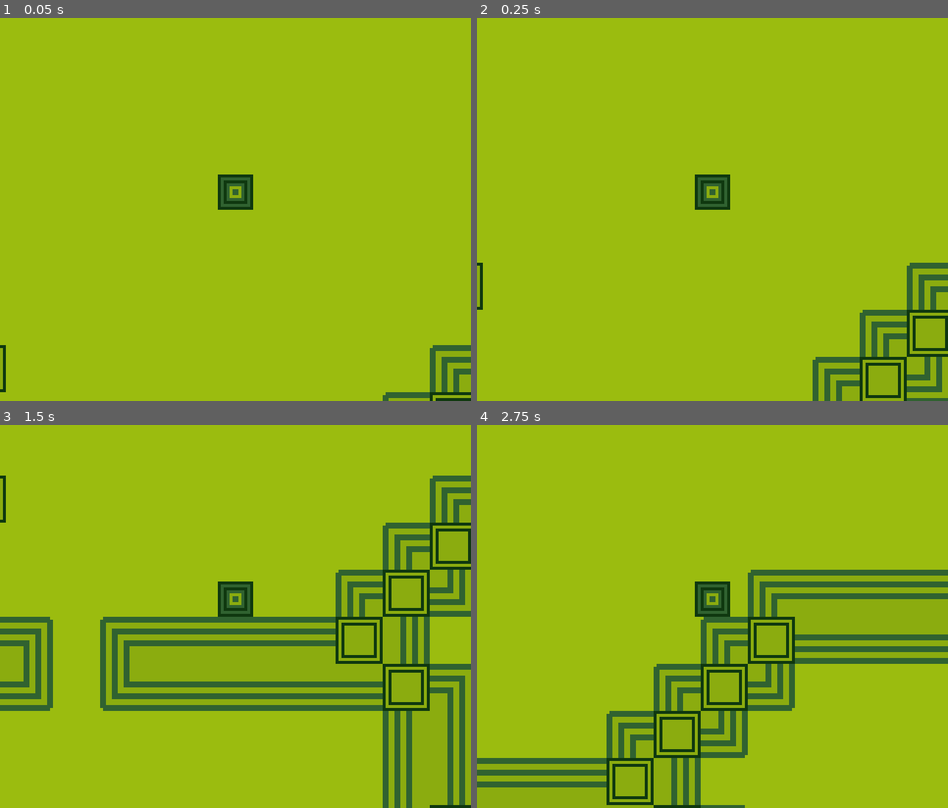
Above: before the commit, frames 1-4 (two rows, left to right).
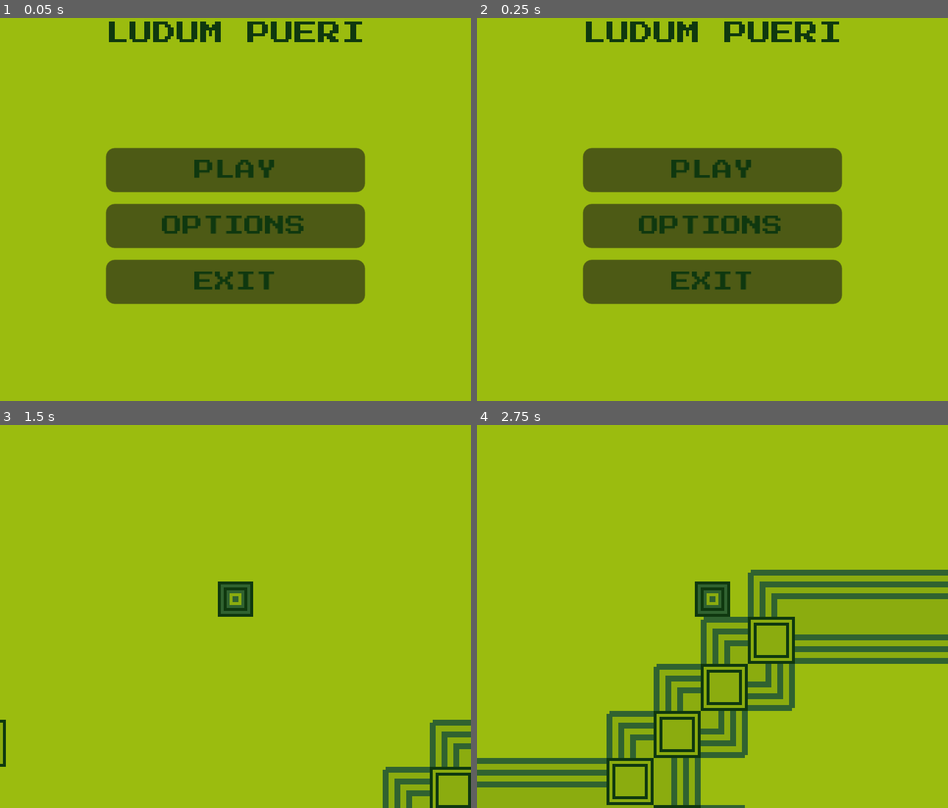
Above: after the commit, the same moments.

Repository: ErickStrigga/Ludum-Pueri
Game: Godot game, scene res://Scenes/menu.tscn
The game is run twice, just before and just after one commit, with the same random seed, the same clock (stepped at 60 frames per second) and the same inputs. Before the commit the project starts from res://Scenes/world.tscn.
Inputs (mouse positions are in pixels of both pictures, inside the frame that each line leads up to):
- Up to frame 1 (0.05 s): no input
- Up to frame 2 (0.25 s): no input
- Up to frame 3 (1.5 s): click (235, 631) at 0.5 s, where only the run after the commit has a clickable "OPTIONS"; click (235, 578) at 1.25 s, where only the run after the commit has a clickable "PLAY"
- Up to frame 4 (2.75 s): tap Enter (ui_accept) at 2, 2.27 s; hold Right (ui_right) from 2.03 s (still down)

The runs differ from the first frame. In frame 1, 21% of the frame differs, in the area x 0-100%, y 0-100%; in frame 2, 24%; in frame 3, 14%; in frame 4, nothing differs.

Commit message:
Agregando archivos de sonidos y un cutre menu

Diff:
--- /dev/null
+++ b/Scenes/menu.tscn
@@ -0,0 +1,60 @@
+[gd_scene format=3 uid="uid://jfj28ghpmcw8"]
+
+[ext_resource type="FontFile" uid="uid://dnsx4ky886vy5" path="res://Fonts/PressStart2P-Regular.ttf" id="1_1rerr"]
+[ext_resource type="Script" uid="uid://xks072qx4ea" path="res://Scripts/menu.gd" id="1_xhh6f"]
+
+[node name="Menu" type="Control" unique_id=962647776]
+layout_mode = 3
+anchors_preset = 15
+anchor_right = 1.0
+anchor_bottom = 1.0
+grow_horizontal = 2
+grow_vertical = 2
+script = ExtResource("1_xhh6f")
+
+[node name="Title Container" type="VBoxContainer" parent="." unique_id=2128235603]
+layout_mode = 1
+anchors_preset = 5
+anchor_left = 0.5
+anchor_right = 0.5
+offset_left = -20.0
+offset_top = 15.0
+offset_right = 20.0
+offset_bottom = 54.0
+grow_horizontal = 2
+theme_override_constants/separation = 35
+
+[node name="Title" type="Label" parent="Title Container" unique_id=661671904]
+layout_mode = 2
+theme_override_colors/font_color = Color(0.05882353, 0.21960784, 0.05882353, 1)
+theme_override_fonts/font = ExtResource("1_1rerr")
+theme_override_font_sizes/font_size = 8
+text = "LUDUM PUERI"
+
+[node name="Buttons Container" type="VBoxContainer" parent="Title Container" unique_id=780286751]
+layout_mode = 2
+
+[node name="Play" type="Button" parent="Title Container/Buttons Container" unique_id=2059464092]
+layout_mode = 2
+theme_override_colors/font_color = Color(0.05882353, 0.21960784, 0.05882353, 1)
+theme_override_fonts/font = ExtResource("1_1rerr")
+theme_override_font_sizes/font_size = 7
+text = "PLAY"
+
+[node name="Options" type="Button" parent="Title Container/Buttons Container" unique_id=1827274205]
+layout_mode = 2
+theme_override_colors/font_color = Color(0.05882353, 0.21960784, 0.05882353, 1)
+theme_override_fonts/font = ExtResource("1_1rerr")
+theme_override_font_sizes/font_size = 7
+text = "OPTIONS"
+
+[node name="Exit" type="Button" parent="Title Container/Buttons Container" unique_id=1863774510]
+layout_mode = 2
+theme_override_colors/font_color = Color(0.05882353, 0.21960784, 0.05882353, 1)
+theme_override_fonts/font = ExtResource("1_1rerr")
+theme_override_font_sizes/font_size = 7
+text = "EXIT"
+
+[connection signal="button_up" from="Title Container/Buttons Container/Play" to="." method="_on_play_button_up"]
+[connection signal="button_up" from="Title Container/Buttons Container/Options" to="." method="_on_options_button_up"]
+[connection signal="button_up" from="Title Container/Buttons Container/Exit" to="." method="_on_exit_button_up"]
--- /dev/null
+++ b/Scripts/menu.gd
@@ -0,0 +1,22 @@
+extends Control
+
+
+# Called when the node enters the scene tree for the first time.
+func _ready() -> void:
+	pass # Replace with function body.
+
+
+# Called every frame. 'delta' is the elapsed time since the previous frame.
+func _process(delta: float) -> void:
+	pass
+
+
+func _on_play_button_up() -> void:
+	get_tree().change_scene_to_file("res://Scenes/world.tscn")
+
+func _on_options_button_up() -> void:
+	pass # Replace with function body.
+
+
+func _on_exit_button_up() -> void:
+	get_tree().quit()
--- a/project.godot
+++ b/project.godot
@@ -11,7 +11,7 @@
 [application]
 
 config/name="Ludum-Pueri"
-run/main_scene="uid://dyckvy422mo0c"
+run/main_scene="uid://jfj28ghpmcw8"
 config/features=PackedStringArray("4.7", "Forward Plus")
 boot_splash/bg_color=Color(0.60784316, 0.7372549, 0.05882353, 1)
 config/icon="res://Assets/icon.svg"
@@ -24,6 +24,7 @@
 window/size/window_width_override=800
 window/size/window_height_override=720
 window/stretch/mode="canvas_items"
+window/stretch/aspect="expand"
 window/stretch/scale_mode="integer"
 
 [input]
Binary file added: Fonts/PressStart2P-Regular.ttf
Not shown, added: Fonts/PressStart2P-Regular.ttf.import
Binary file added: Fonts/yoster.ttf
Not shown, added: Fonts/yoster.ttf.import
Not shown, added: Scripts/menu.gd.uid
Not shown, added: Sounds/Boss Voice.mpeg
Not shown, added: Sounds/Boss.mpeg
Not shown, added: Sounds/Game.mpeg
Not shown, added: Sounds/Grandpa Voice.mpeg
Not shown, added: Sounds/Item.mpeg
Not shown, added: Sounds/Menu.mpeg
